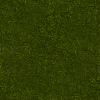
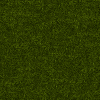
Comparing the layer stacks of the two 100x100 images. Changes:
painted on "New Layer#2" over [0, 0, 100, 100]
